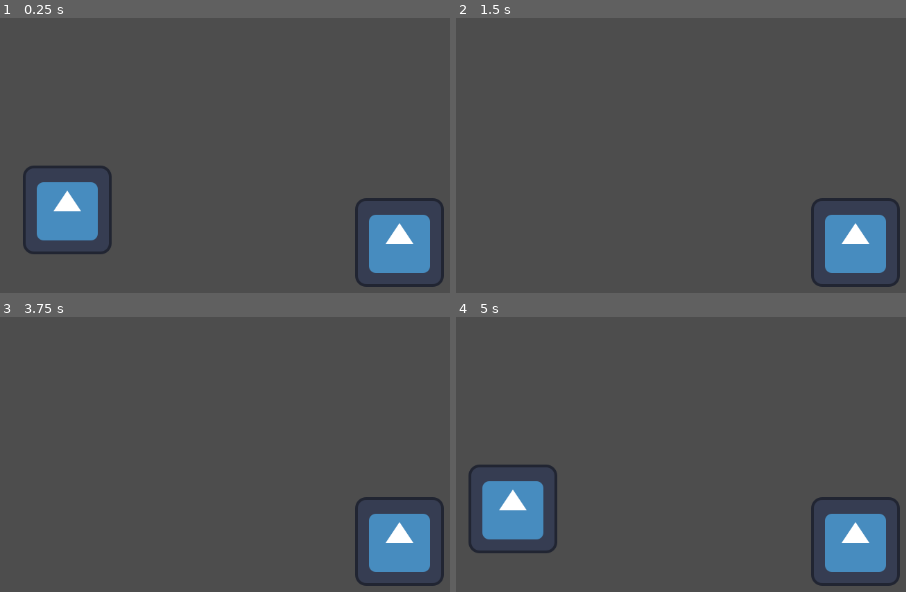
Above: before the commit, frames 1-4 (two rows, left to right).
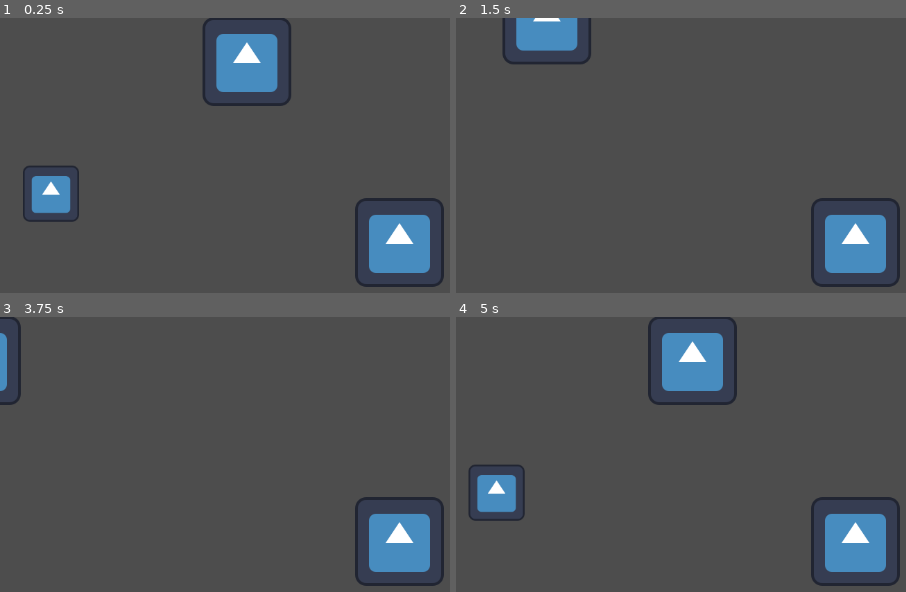
Above: after the commit, the same moments.

Repository: ArtCrafter2999/life-in-war
Game: Godot game, scene res://main_scene.tscn
Two runs of this game, one before a commit and one after it. Both use one fixed random seed, a clock stepped at 60 frames per second and the inputs below. The engine's default icon, where the game draws it, is replaced by a stand-in: a white triangle on a blue panel in a dark square.
Inputs:
- Up to frame 1 (0.25 s): no input
- Up to frame 2 (1.5 s): tap Enter at 0.5 s; hold D (Right) 0.53-1.28 s; tap E (Photo) at 0.6, 1.35 s; hold S (Down) from 1.28 s (still down)
- Up to frame 3 (3.75 s): tap Space at 2, 3.5 s; release S (Down) at 2.03 s; hold D (Right) 2.03-2.78 s; tap E (Photo) at 2.1, 2.85, 3.6 s; tap Enter at 2.75 s; hold W (Up) 2.78-3.53 s; hold A (Left) from 3.53 s (still down)
- Up to frame 4 (5 s): keep holding A (Left); tap E (Photo) at 4.35 s

The runs differ from the first frame. In frame 1, 6.9% of the frame differs, in the area x 5-65%, y 0-86%; in frame 2, 2.0%; in frame 3, 0.6%; in frame 4, 6.9%.

Commit message:
demo

Diff:
--- a/main_scene.tscn
+++ b/main_scene.tscn
@@ -1,52 +1,38 @@
 [gd_scene load_steps=6 format=3 uid="uid://gq5yin4ptyi4"]
 
-[ext_resource type="Script" path="res://player/player.gd" id="1_b3m35"]
+[ext_resource type="PackedScene" uid="uid://f15d5nw2saa1" path="res://player/player.tscn" id="1_6yjy7"]
 [ext_resource type="Texture2D" uid="uid://cixhno4hvh0k2" path="res://icon.svg" id="2_3qb8h"]
-[ext_resource type="Script" path="res://player/photo_area.gd" id="3_2tdfc"]
-[ext_resource type="Script" path="res://player/camera_icon.gd" id="3_rksob"]
+[ext_resource type="PackedScene" uid="uid://wk6mc1w1bwio" path="res://photo_location/photo_location.tscn" id="5_cs0se"]
 
-[sub_resource type="CircleShape2D" id="CircleShape2D_3gaqb"]
-radius = 60.531
+[sub_resource type="CircleShape2D" id="CircleShape2D_v28yn"]
+radius = 197.95
+
+[sub_resource type="CircleShape2D" id="CircleShape2D_8qsjf"]
+radius = 236.23
 
 [node name="MainScene" type="Node2D"]
 
-[node name="Player" type="CharacterBody2D" parent="."]
-motion_mode = 1
-script = ExtResource("1_b3m35")
-
-[node name="Sprite" type="Sprite2D" parent="Player"]
-texture = ExtResource("2_3qb8h")
-
-[node name="AnimationPlayer" type="AnimationPlayer" parent="Player"]
-
-[node name="CollisionShape2D" type="CollisionShape2D" parent="Player"]
-shape = SubResource("CircleShape2D_3gaqb")
-
-[node name="Camera" type="Camera2D" parent="Player"]
-
-[node name="PhotoController" type="Area2D" parent="Player"]
-script = ExtResource("3_2tdfc")
-
-[node name="CollisionShape2D" type="CollisionShape2D" parent="Player/PhotoController"]
-shape = SubResource("CircleShape2D_3gaqb")
-
-[node name="PhotoTimer" type="Timer" parent="Player/PhotoController"]
-wait_time = 3.0
-one_shot = true
-
-[node name="PhotoAvailableUI" type="Sprite2D" parent="Player/PhotoController"]
-modulate = Color(1, 1, 1, 0)
-position = Vector2(0, -117)
-scale = Vector2(0.427, 0.427)
-texture = ExtResource("2_3qb8h")
-script = ExtResource("3_rksob")
+[node name="Player" parent="." instance=ExtResource("1_6yjy7")]
 
 [node name="Icon" type="Sprite2D" parent="."]
-position = Vector2(-479, -47)
+position = Vector2(-502.5, -70.5)
+scale = Vector2(0.632813, 0.632813)
 texture = ExtResource("2_3qb8h")
+metadata/_edit_group_ = true
 
-[connection signal="start_moving" from="Player" to="Player/PhotoController" method="_on_start_moving"]
-[connection signal="stopped_moving" from="Player" to="Player/PhotoController" method="_on_stopped_moving"]
-[connection signal="can_photo" from="Player/PhotoController" to="Player/PhotoController/PhotoAvailableUI" method="fade_in"]
-[connection signal="cant_photo" from="Player/PhotoController" to="Player/PhotoController/PhotoAvailableUI" method="fade_out"]
-[connection signal="timeout" from="Player/PhotoController/PhotoTimer" to="Player/PhotoController" method="_on_timer_timeout"]
+[node name="PhotoLocation" parent="Icon" instance=ExtResource("5_cs0se")]
+photo = ExtResource("2_3qb8h")
+
+[node name="CollisionShape2D" type="CollisionShape2D" parent="Icon/PhotoLocation"]
+shape = SubResource("CircleShape2D_v28yn")
+
+[node name="Icon2" type="Sprite2D" parent="."]
+position = Vector2(-220, -261)
+texture = ExtResource("2_3qb8h")
+metadata/_edit_group_ = true
+
+[node name="PhotoLocation" parent="Icon2" instance=ExtResource("5_cs0se")]
+photo = ExtResource("2_3qb8h")
+
+[node name="CollisionShape2D" type="CollisionShape2D" parent="Icon2/PhotoLocation"]
+shape = SubResource("CircleShape2D_8qsjf")
--- a/photo_location/photo_location.gd
+++ b/photo_location/photo_location.gd
@@ -1,17 +1,17 @@
 extends Area2D
 class_name PhotoLocation
 
-@export var photo: Image;
+@export var photo: Texture2D;
 
-var _collision_shapes: Array[CollisionShape2D]:
+var _collision_shape: CollisionShape2D:
 	get:
-		return find_children("*", "CollisionShape2D", false, false)
+		return find_children("*", "CollisionShape2D", false, false)[0]
 
 var area: float:
 	get:
-		_collision_shapes.reduce(function(col): return col.shape.get_rect().get_area(), 0)
-		return
+		return _collision_shape.shape.get_rect().get_area();
 
-func take_photo():
-	collision_shape.disabled = true;
+func take_photo() -> Texture2D:
+	$"..".modulate = Color.DIM_GRAY
+	_collision_shape.disabled = true;
 	return photo;
--- a/photo_location/photo_location.tscn
+++ b/photo_location/photo_location.tscn
@@ -3,4 +3,7 @@
 [ext_resource type="Script" path="res://photo_location/photo_location.gd" id="1_t1x6e"]
 
 [node name="PhotoLocation" type="Area2D"]
+collision_layer = 2
+collision_mask = 0
+monitoring = false
 script = ExtResource("1_t1x6e")
--- a/player/camera_icon.gd
+++ /dev/null
@@ -1,17 +0,0 @@
-extends Sprite2D
-
-var tween: Tween
-func stop_or_create_tween():
-	if(tween):
-		tween.stop();
-	tween = get_tree().create_tween();
-
-const fade_in_duration = .5;
-func fade_in():
-	stop_or_create_tween();
-	tween.tween_property(self, "modulate", Color.WHITE, fade_in_duration)
-
-const fade_out_duration = .1;
-func fade_out():
-	stop_or_create_tween();
-	tween.tween_property(self, "modulate", Color.TRANSPARENT, fade_out_duration)
--- a/player/photo_area.gd
+++ /dev/null
@@ -1,16 +0,0 @@
-extends Area2D
-
-@onready var photo_timer: Timer = $PhotoTimer
-@onready var photo_available_ui: Sprite2D = $PhotoAvailableUI
-signal can_photo();
-signal cant_photo();
-
-func _on_start_moving() -> void:
-	photo_timer.stop();
-	cant_photo.emit();
-
-func _on_stopped_moving() -> void:
-	photo_timer.start();
-
-func _on_timer_timeout() -> void:
-	can_photo.emit();
--- a/player/player.gd
+++ b/player/player.gd
@@ -1,26 +1,10 @@
 extends CharacterBody2D
+class_name Player
 
+var photo_location: PhotoLocation;
 
-const speed = 300.0
-@onready var photo_timer: Timer = $PhotoTimer
-@onready var photo_available_ui: Sprite2D = $PhotoAvailableUI
-signal start_moving();
-signal stopped_moving();
-
-var prev_direction
-
-func _physics_process(delta):
-	# Get the input direction and handle the movement/deceleration.
-	var direction = Input.get_vector("Left", "Right", "Up", "Down");
-	if(!prev_direction && direction):
-		start_moving.emit();
-	if(prev_direction && !direction):
-		stopped_moving.emit();
-
-	if direction:
-		velocity = direction * speed;
-	else:
-		velocity = velocity.move_toward(Vector2.ZERO, speed);
-
-	move_and_slide()
-	prev_direction = direction;
+func take_photo():
+	if(photo_location):
+		var image = photo_location.take_photo();
+		photo_location = null;
+		return image;
--- /dev/null
+++ b/player/player.tscn
@@ -0,0 +1,77 @@
+[gd_scene load_steps=9 format=3 uid="uid://f15d5nw2saa1"]
+
+[ext_resource type="Script" path="res://player/player.gd" id="1_m04ww"]
+[ext_resource type="Texture2D" uid="uid://cixhno4hvh0k2" path="res://icon.svg" id="2_aqhrw"]
+[ext_resource type="Script" path="res://state_machine/state_machine.gd" id="2_seln4"]
+[ext_resource type="Script" path="res://player/states/walk_state.gd" id="3_l380g"]
+[ext_resource type="Script" path="res://player/states/inspired_state.gd" id="3_p2ble"]
+[ext_resource type="Script" path="res://player/states/check_insperation.gd" id="5_nxewv"]
+[ext_resource type="Script" path="res://player/states/show_photo_state.gd" id="8_nf2ve"]
+
+[sub_resource type="CircleShape2D" id="CircleShape2D_3gaqb"]
+radius = 60.531
+
+[node name="Player" type="CharacterBody2D"]
+motion_mode = 1
+script = ExtResource("1_m04ww")
+
+[node name="States" type="Node2D" parent="." node_paths=PackedStringArray("begining_state")]
+script = ExtResource("2_seln4")
+begining_state = NodePath("WalkState")
+
+[node name="WalkState" type="Node2D" parent="States" node_paths=PackedStringArray("long_idle_state")]
+script = ExtResource("3_l380g")
+long_idle_state = NodePath("../CheckInsperation")
+
+[node name="PhotoTimer" type="Timer" parent="States/WalkState"]
+wait_time = 3.0
+
+[node name="CheckInsperation" type="Node2D" parent="States" node_paths=PackedStringArray("no_inspiration_state", "inspiration_state")]
+script = ExtResource("5_nxewv")
+no_inspiration_state = NodePath("../WalkState")
+inspiration_state = NodePath("../InspiredState")
+
+[node name="InsperationArea" type="Area2D" parent="States/CheckInsperation"]
+collision_mask = 2
+monitorable = false
+
+[node name="CollisionShape2D" type="CollisionShape2D" parent="States/CheckInsperation/InsperationArea"]
+shape = SubResource("CircleShape2D_3gaqb")
+
+[node name="InspiredState" type="Node2D" parent="States" node_paths=PackedStringArray("moved_state", "make_photo_state")]
+script = ExtResource("3_p2ble")
+moved_state = NodePath("../WalkState")
+make_photo_state = NodePath("../ShowPhotoState")
+
+[node name="PhotoAvailableUI" type="Sprite2D" parent="States/InspiredState"]
+modulate = Color(1, 1, 1, 0)
+z_index = 10
+position = Vector2(0, -117)
+scale = Vector2(0.427, 0.427)
+texture = ExtResource("2_aqhrw")
+
+[node name="ShowPhotoState" type="Node2D" parent="States" node_paths=PackedStringArray("close_photo_state")]
+script = ExtResource("8_nf2ve")
+close_photo_state = NodePath("../WalkState")
+
+[node name="PhotoLayer" type="CanvasLayer" parent="States/ShowPhotoState"]
+
+[node name="PhotoImage" type="TextureRect" parent="States/ShowPhotoState/PhotoLayer"]
+visible = false
+offset_left = 364.0
+offset_top = 17.0
+offset_right = 838.0
+offset_bottom = 601.0
+rotation = 0.0523599
+
+[node name="Sprite" type="Sprite2D" parent="."]
+texture = ExtResource("2_aqhrw")
+
+[node name="AnimationPlayer" type="AnimationPlayer" parent="."]
+
+[node name="CollisionShape2D" type="CollisionShape2D" parent="."]
+shape = SubResource("CircleShape2D_3gaqb")
+
+[node name="Camera" type="Camera2D" parent="."]
+
+[connection signal="timeout" from="States/WalkState/PhotoTimer" to="States/WalkState" method="_on_timer_timeout"]
--- /dev/null
+++ b/player/states/check_insperation.gd
@@ -0,0 +1,20 @@
+extends StateBase
+
+@export var no_inspiration_state: StateBase;
+@export var inspiration_state: StateBase;
+
+@onready var insperation_area: Area2D = $InsperationArea
+@onready var player: Player = $"../.."
+
+func _get_photo_location():
+	var areas = insperation_area.get_overlapping_areas() as Array[PhotoLocation]
+	if(areas.size() == 0):
+		return null;
+	if(areas.size() > 1):
+		areas.sort_custom(func (a, b): a.area < b.area)
+	return areas[0];
+
+func enter():
+	player.photo_location = _get_photo_location();
+	print(player.photo_location)
+	machine.change_state(inspiration_state if player.photo_location else no_inspiration_state)
--- /dev/null
+++ b/player/states/inspired_state.gd
@@ -0,0 +1,24 @@
+extends StateBase
+
+@export var moved_state: StateBase;
+@export var make_photo_state: StateBase;
+
+@onready var photo_available_ui: Sprite2D = $PhotoAvailableUI
+
+const fade_in_duration = .5;
+const fade_out_duration = .1;
+
+var tween: Tween
+func enter():
+	tween = create_tween()
+	tween.tween_property(photo_available_ui, "modulate", Color.WHITE, fade_in_duration)
+
+func input(event: InputEvent):
+	if(Input.get_vector("Left", "Right", "Up", "Down")):
+		machine.change_state(moved_state);
+	elif(Input.is_action_just_pressed("Photo")):
+		machine.change_state(make_photo_state);
+
+func exit():
+	tween.kill();
+	create_tween().tween_property(photo_available_ui, "modulate", Color.TRANSPARENT, fade_out_duration)
--- /dev/null
+++ b/player/states/show_photo_state.gd
@@ -0,0 +1,25 @@
+extends StateBase
+
+@export var close_photo_state: StateBase;
+
+@onready var photo_image: TextureRect = $PhotoLayer/PhotoImage
+@onready var player: Player = $"../.."
+
+func enter():
+	released = false;
+	pressed = false;
+	photo_image.visible = true;
+	photo_image.texture = player.take_photo();
+
+var released = false;
+var pressed = false;
+func input(event: InputEvent):
+	if(!released):
+		released = event.is_released()
+	elif(Input.is_anything_pressed()):
+		pressed = true;
+	elif(pressed && event.is_released()):
+		machine.change_state(close_photo_state)
+
+func exit():
+	photo_image.visible = false;
--- /dev/null
+++ b/player/states/walk_state.gd
@@ -0,0 +1,30 @@
+extends StateBase
+
+@export var long_idle_state: StateBase;
+const speed = 300.0;
+
+@onready var photo_timer: Timer = $PhotoTimer;
+@onready var player: CharacterBody2D = $"../..";
+
+var prev_direction;
+
+func physics_process(delta: float) -> void:
+	var direction = Input.get_vector("Left", "Right", "Up", "Down");
+
+	if(!prev_direction && direction): photo_timer.stop();
+	if(prev_direction && !direction): photo_timer.start();
+
+	if direction:
+		player.velocity = direction * speed;
+	else:
+		player.velocity = player.velocity.move_toward(Vector2.ZERO, speed);
+
+	player.move_and_slide()
+	prev_direction = direction;
+
+
+func _on_timer_timeout() -> void:
+	machine.change_state(long_idle_state)
+
+func exit():
+	photo_timer.stop();
--- a/project.godot
+++ b/project.godot
@@ -14,6 +14,11 @@
 run/main_scene="res://main_scene.tscn"
 config/features=PackedStringArray("4.3", "GL Compatibility")
 config/icon="res://icon.svg"
+
+[editor]
+
+movie_writer/movie_file="C:/godot-projects/test.avi"
+movie_writer/fps=30
 
 [input]
 
@@ -52,6 +57,11 @@
 ]
 }
 
+[layer_names]
+
+2d_physics/layer_1="Collisions"
+2d_physics/layer_2="PhotoLocations"
+
 [rendering]
 
 renderer/rendering_method="gl_compatibility"
--- /dev/null
+++ b/state_machine/state_base.gd
@@ -0,0 +1,21 @@
+extends Node2D
+class_name StateBase
+
+var can_reenter: bool = false;
+
+var machine: StateMachine;
+
+func safe_enter(machine: StateMachine):
+	if(self.machine != machine):
+		self.machine = machine;
+	enter();
+func input(event: InputEvent):
+	pass
+func enter():
+	pass
+func process(delta: float):
+	pass
+func physics_process(delta: float):
+	pass
+func exit():
+	pass
--- /dev/null
+++ b/state_machine/state_machine.gd
@@ -0,0 +1,37 @@
+extends Node2D
+class_name StateMachine
+
+@export var begining_state: StateBase
+var state: StateBase = null;
+
+func _ready() -> void:
+	var states = find_children("*", "StateBase", true, false) as Array[StateBase]
+	for state in states:
+		state.machine = self
+	child_entered_tree.connect(on_child_entered_tree)
+	if(begining_state):
+		change_state(begining_state)
+
+func on_child_entered_tree(node: Node):
+	if("machine" in node):
+		node.machine = self;
+
+func _input(event: InputEvent) -> void:
+	if(!state): return
+	state.input(event);
+
+func _process(delta: float) -> void:
+	if(!state): return
+	state.process(delta);
+
+func _physics_process(delta: float) -> void:
+	if(!state): return
+	state.physics_process(delta)
+
+func change_state(new_state: StateBase):
+	if(state == new_state && !state.can_reenter):
+		return;
+	if(state):
+		await state.exit();
+	state = new_state
+	state.safe_enter(self);
Not shown, added: player/pla8A34.tmp
